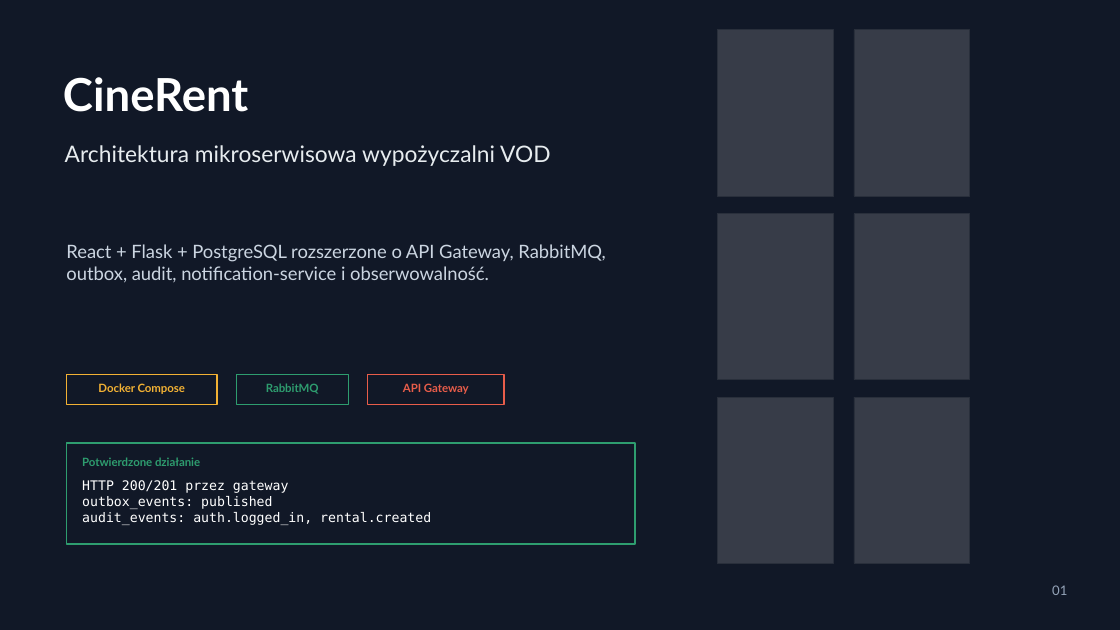
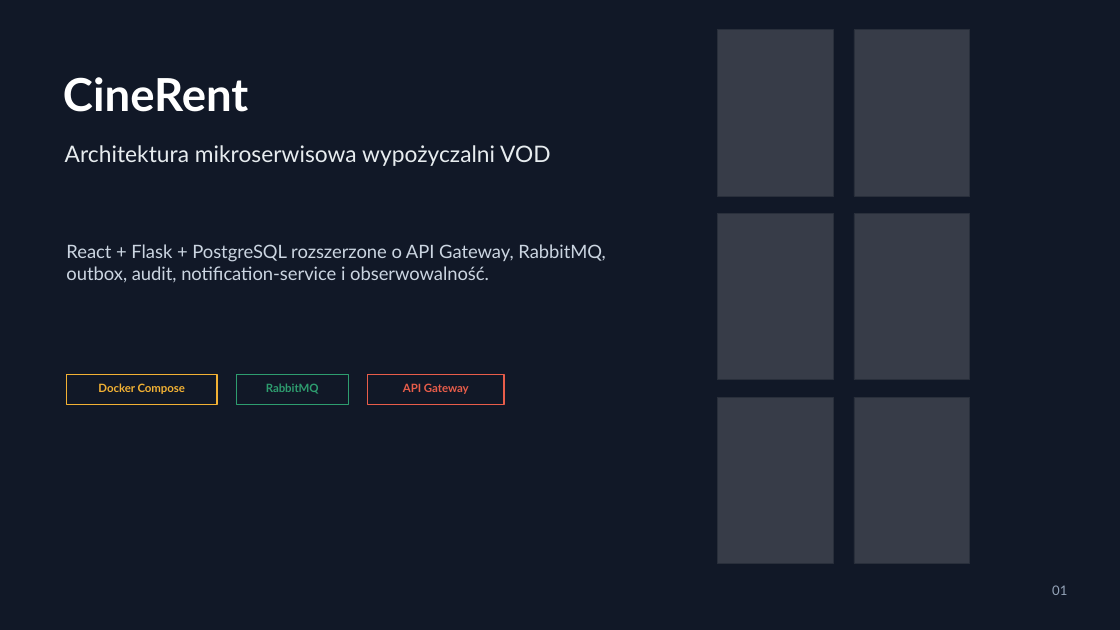
Before and after one commit to Inexpli/ZTP-projekt, a slide deck: slide 1 of outputs/019e4e4f-a234-7b83-af93-ef4db514efae/presentations/cinerent-architektura-mikroserwisowa/output/cinerent-architektura-mikroserwisowa.pptx. Drawn at 1120x630 pixels with LibreOffice and Linux fonts; fonts in the diff are those of the drawing; grey boxes stand for pictures. Boxes give left, top, right and bottom in pixels: in the first picture for what was removed or moved away, otherwise in the second. Text is boxed around its words. In the diff, an @@ line names an element or a change of style, - is before the commit and + after.

```diff
--- a/outputs/019e4e4f-a234-7b83-af93-ef4db514efae/presentations/cinerent-architektura-mikroserwisowa/output/cinerent-architektura-mikroserwisowa.pptx
+++ b/outputs/019e4e4f-a234-7b83-af93-ef4db514efae/presentations/cinerent-architektura-mikroserwisowa/output/cinerent-architektura-mikroserwisowa.pptx
@@ rectangle removed at (66, 443, 635, 544) @@
@@ text removed at (82, 457, 200, 466) @@
-Potwierdzone działanie
@@ text removed at (82, 480, 431, 525) @@
-HTTP 200/201 przez gateway
-outbox_events: published
-audit_events: auth.logged_in, rental.created
```
Also in this commit, not shown: 3 slides removed, 48 other files.
